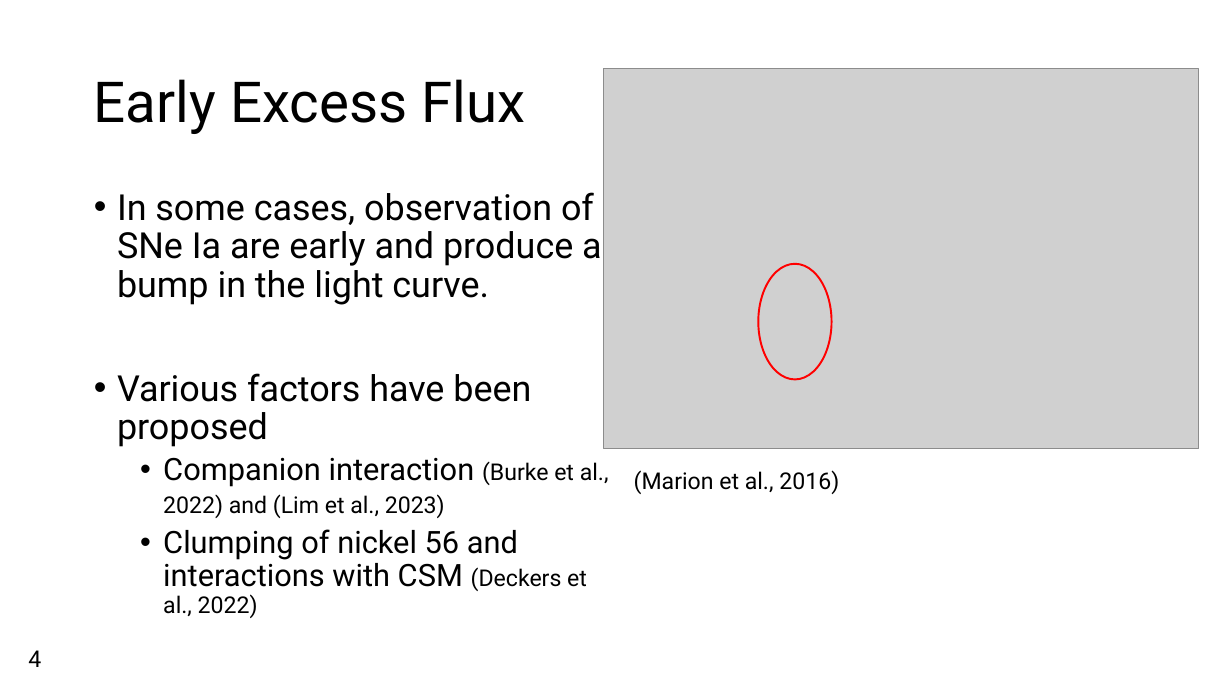
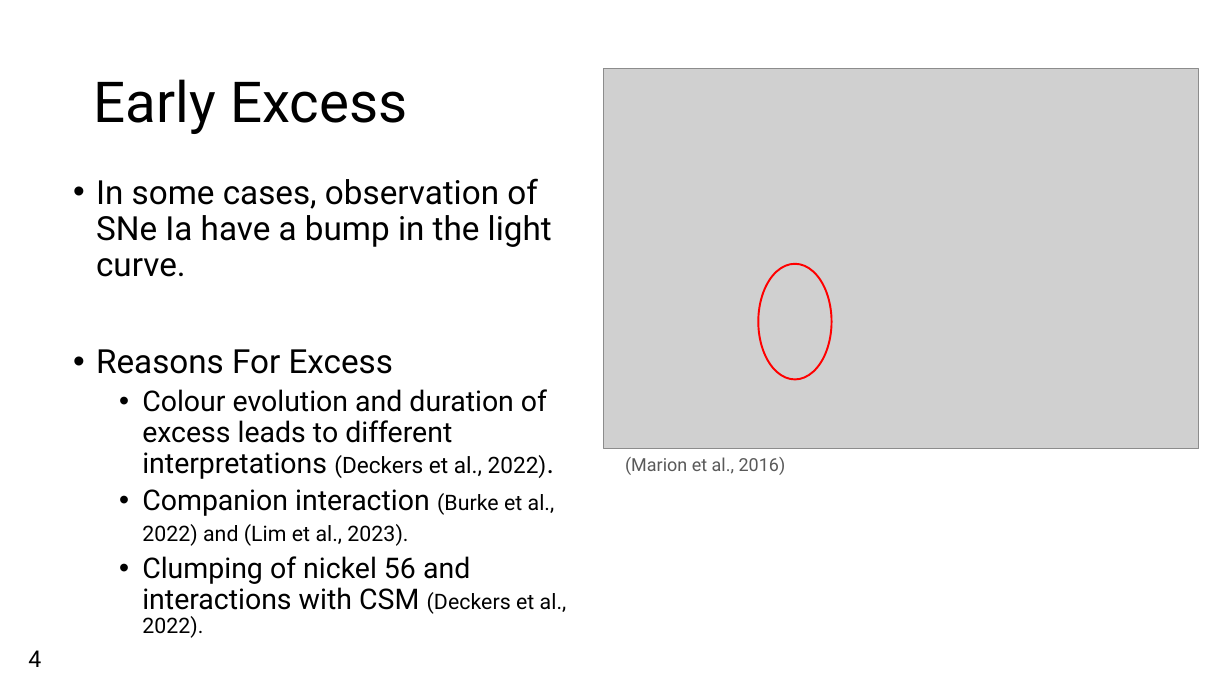
Before and after one commit to Webd0g/Honours_Project, a slide deck: slide 5 of Oral_presentation/Oral_Presentation.pptx. Drawn at 1232x693 pixels with LibreOffice and Linux fonts; fonts in the diff are those of the drawing; grey boxes stand for pictures; background and template pictures are left out. Boxes give left, top, right and bottom in pixels: in the first picture for what was removed or moved away, otherwise in the second. Text is boxed around its words. In the diff, an @@ line names an element or a change of style, - is before the commit and + after.

```diff
--- a/Oral_presentation/Oral_Presentation.pptx
+++ b/Oral_presentation/Oral_Presentation.pptx
@@ title at [94,79,407,134]: text changed @@
-Early Excess Flux
+Early Excess
@@ text at [96,178,567,614]: text changed; size 28 to 22.2 pt @@
-• In some cases, observation of SNe Ia are early and produce a bump in the light curve.
-• Various factors have been proposed
-  • Companion interaction (Burke et al., 2022) and (Lim et al., 2023)
-  • Clumping of nickel 56 and interactions with CSM (Deckers et al., 2022)
+• In some cases, observation of SNe Ia have a bump in the light curve.
+• Reasons For Excess
+  • Colour evolution and duration of excess leads to different interpretations (Deckers et al., 2022).
+  • Companion interaction (Burke et al., 2022) and (Lim et al., 2023).
+  • Clumping of nickel 56 and interactions with CSM (Deckers et al., 2022).
@@ text "(Marion et al., 2016)": place and size @@
-text "(Marion et al., 2016)" at [634,470,839,494]
+text "(Marion et al., 2016)" at [625,457,786,475]
@@ text "(Marion et al., 2016)" at [625,457,786,475]: size 18 to 14 pt, text colour #000000 to #595959 @@
```
Also in this commit, not shown: 6 other slides changed, 2 slides added, 20 other files.
